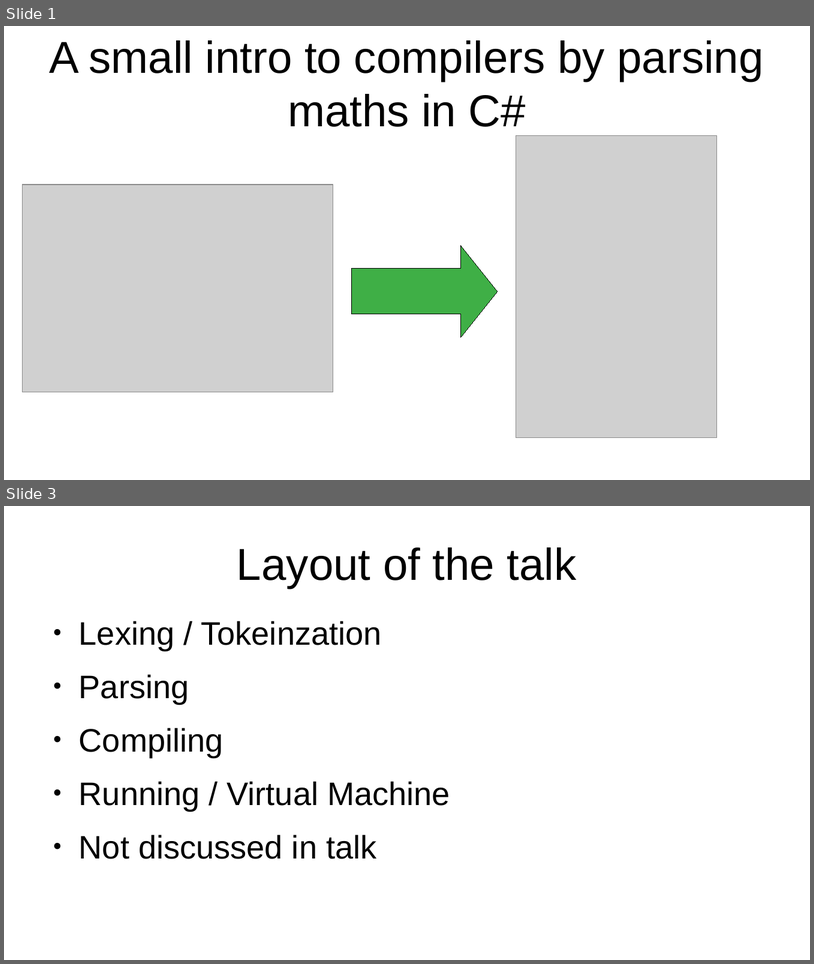
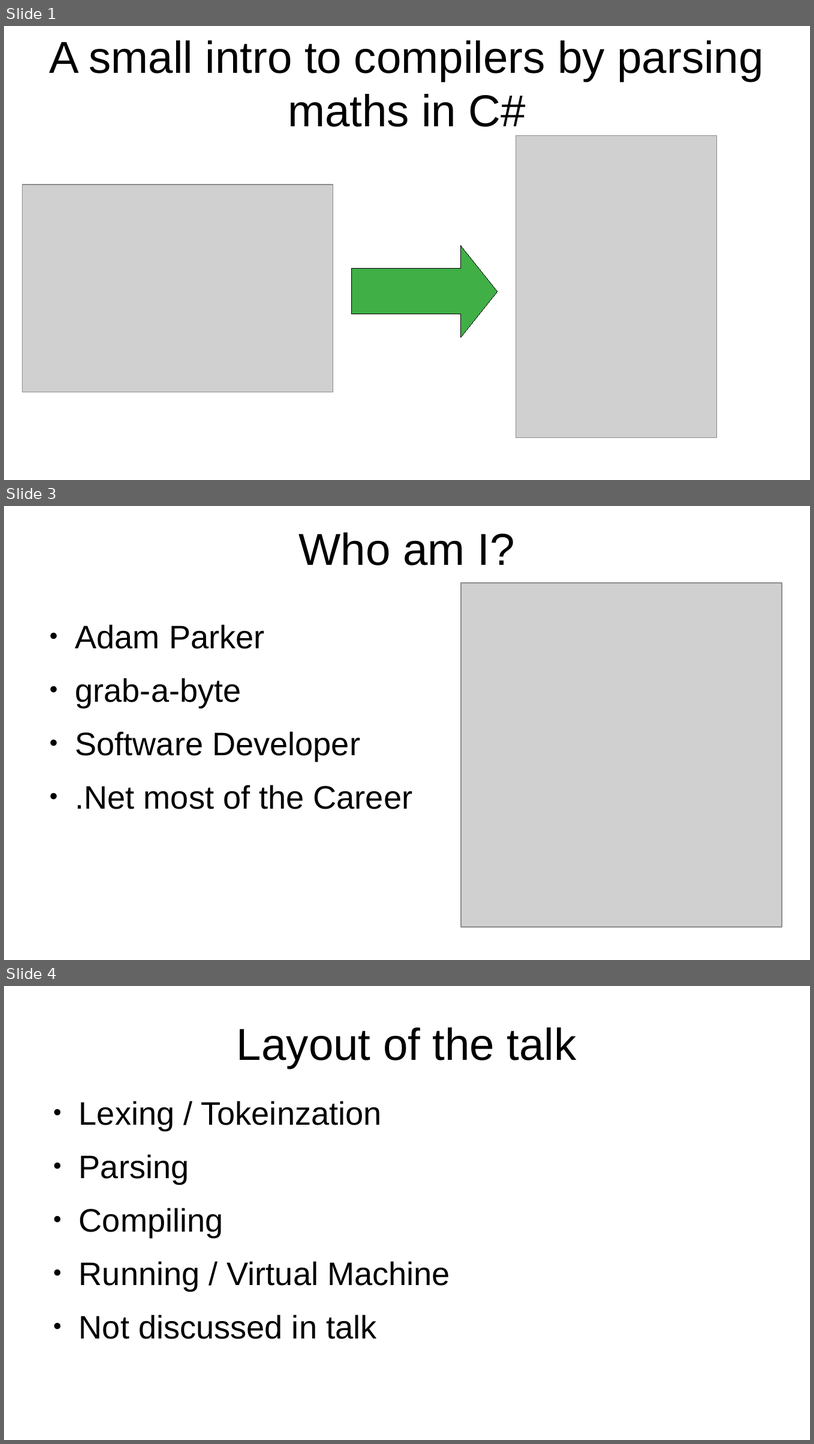
Before and after one commit to grab-a-byte/CalculatorCompiler, a slide deck: slides/Compiler Slides.odp. Shown one above the other, each under a label of ours: slides 1 and 3 before the commit, slides 1, 3 and 4 after it; the slides between them are not shown. The pictures are 814x964 and 814x1444 pixels, drawn with LibreOffice and Linux fonts; fonts in the diff are those of the drawing; grey boxes stand for pictures. Boxes give left, top, right and bottom in pixels: in the first picture for what was removed or moved away, otherwise in the second. Text is boxed around its words. In the diff, an @@ line names an element or a change of style, - is before the commit and + after.

```diff
--- a/slides/Compiler Slides.odp
+++ b/slides/Compiler Slides.odp
@@ slide 3 added at box(4, 506, 810, 960), background #FFFFFF @@
@@ title added at box(299, 532, 515, 565), 44 pt, text #000000 @@
+Who am I?
@@ picture added at box(461, 583, 783, 927) @@
@@ text added at box(75, 624, 413, 809), 32 pt, text #000000 @@
+● Adam Parker
+● grab-a-byte
+● Software Developer
+● .Net most of the Career
@@ what was slide 3 is now slide 4 @@
```
Also in this commit, not shown: 2 slides changed, 11 other slides added, 2 slides removed, 2 other files.
